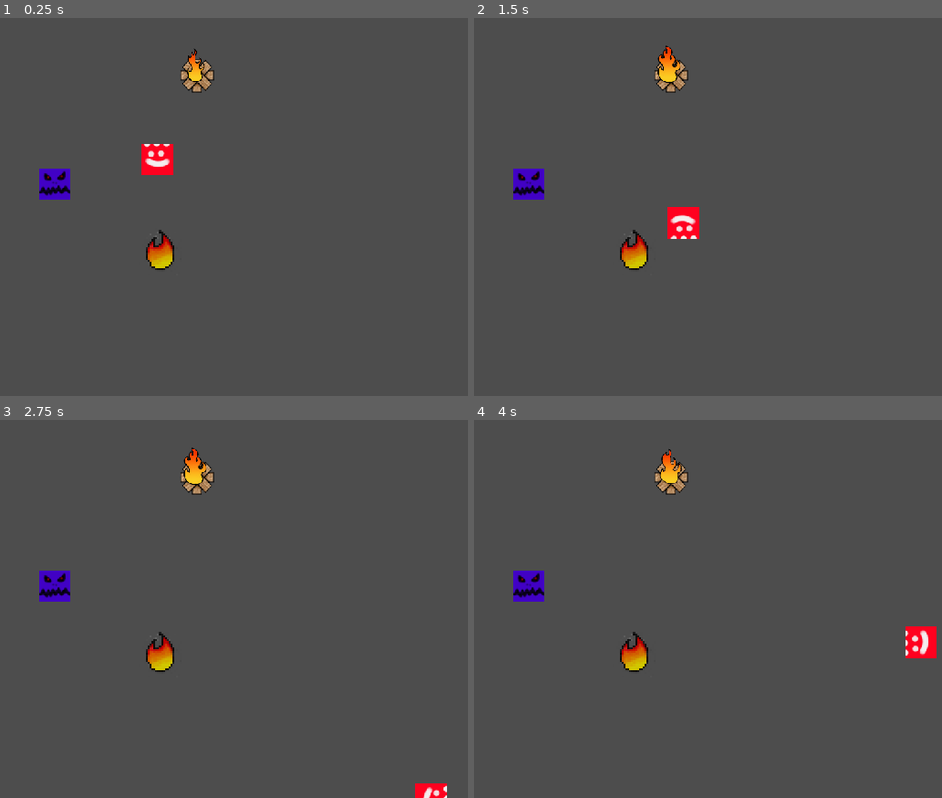
Above: before the commit, frames 1-4 (two rows, left to right).
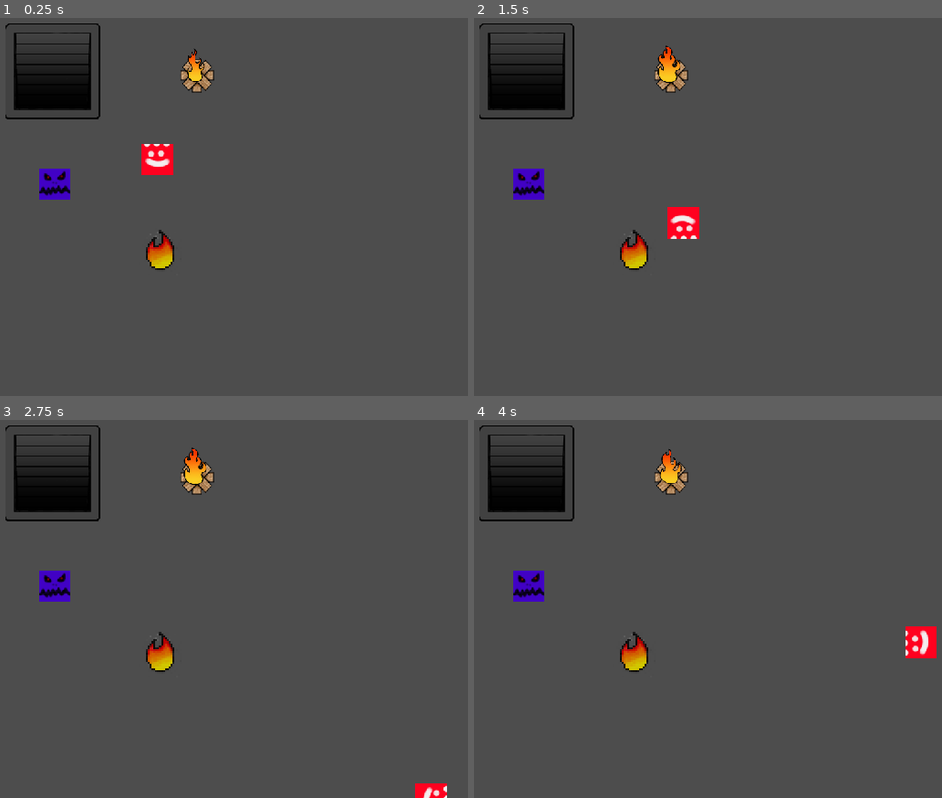
Above: after the commit, the same moments.

Repository: Damian-Wilding/DUNGEON_TIME
Game: Godot game, scene res://Test_Scene.tscn
Two runs of this game, one before a commit and one after it. Both use one fixed random seed, a clock stepped at 60 frames per second and the inputs below. The project has no main scene, so this scene is started directly.
Inputs:
- Up to frame 1 (0.25 s): no input
- Up to frame 2 (1.5 s): hold Right (move_right) 0.53-1.28 s; hold Space (attack) 0.53-1.28 s; tap Enter at 1.25 s; hold Down (move_down) from 1.28 s (still down); tap Space (attack) at 1.35 s
- Up to frame 3 (2.75 s): release Down (move_down) at 2.03 s; hold Right (move_right) from 2.03 s (still down); hold Space (attack) from 2.03 s (still down)
- Up to frame 4 (4 s): release Right (move_right) at 2.78 s; release Space (attack) at 2.78 s; hold Up (move_up) 2.78-3.53 s; tap Space (attack) at 2.85 s; hold Left (move_left) from 3.53 s (still down); hold Space (attack) from 3.53 s (still down)

The runs differ from the first frame. In frame 1, 3.0% of the frame differs, in the area x 1-22%, y 1-27%; in frame 2, 3.0%; in frame 3, 3.0%; in frame 4, 3.0%.

Commit message:
started main2

Diff:
--- a/Test_Scene.tscn
+++ b/Test_Scene.tscn
@@ -1,10 +1,11 @@
-[gd_scene load_steps=7 format=3 uid="uid://4lhdkvlesk5d"]
+[gd_scene load_steps=8 format=3 uid="uid://4lhdkvlesk5d"]
 
 [ext_resource type="PackedScene" uid="uid://c0qx7fkeyqckq" path="res://Player.tscn" id="1_m7klh"]
 [ext_resource type="Script" path="res://Test_Scene.gd" id="1_p8lkt"]
 [ext_resource type="PackedScene" uid="uid://dqnqijaskwcm1" path="res://enemy.tscn" id="2_qe32p"]
 [ext_resource type="PackedScene" uid="uid://dql7dlfkt24a2" path="res://fire_powerup.tscn" id="4_xq1vc"]
 [ext_resource type="PackedScene" uid="uid://blol4lgjo3fsx" path="res://campfire.tscn" id="5_cw3lc"]
+[ext_resource type="PackedScene" uid="uid://dkvklsucn0adp" path="res://stairs_1.tscn" id="6_r5wix"]
 
 [sub_resource type="CapsuleShape2D" id="CapsuleShape2D_vcmww"]
 radius = 179.0
@@ -12,6 +13,9 @@
 
 [node name="Node2D" type="Node2D"]
 script = ExtResource("1_p8lkt")
+
+[node name="Stairs1" parent="." instance=ExtResource("6_r5wix")]
+position = Vector2(-105, -109)
 
 [node name="Enemy" parent="." instance=ExtResource("2_qe32p")]
 position = Vector2(344, 314)
--- /dev/null
+++ b/main_2.tscn
@@ -0,0 +1,371 @@
+[gd_scene load_steps=8 format=3 uid="uid://chvg3ox1fgc5p"]
+
+[ext_resource type="Texture2D" uid="uid://eekmx01ok755" path="res://assets/sprites/test_sprites/rooms/test_full_floor.png" id="1_jqslk"]
+
+[sub_resource type="RectangleShape2D" id="RectangleShape2D_r60sc"]
+size = Vector2(5745, 61)
+
+[sub_resource type="RectangleShape2D" id="RectangleShape2D_pmylc"]
+size = Vector2(95, 3107.5)
+
+[sub_resource type="RectangleShape2D" id="RectangleShape2D_ukfpn"]
+size = Vector2(242, 212.5)
+
+[sub_resource type="RectangleShape2D" id="RectangleShape2D_ug4sq"]
+size = Vector2(242, 177.25)
+
+[sub_resource type="RectangleShape2D" id="RectangleShape2D_r6fbn"]
+size = Vector2(947, 108)
+
+[sub_resource type="RectangleShape2D" id="RectangleShape2D_0m60a"]
+size = Vector2(332.5, 108)
+
+[node name="Main2" type="Node"]
+
+[node name="FirstFloor" type="Area2D" parent="."]
+
+[node name="Sprite2D" type="Sprite2D" parent="FirstFloor"]
+position = Vector2(576, 324)
+texture = ExtResource("1_jqslk")
+
+[node name="Walls" type="StaticBody2D" parent="FirstFloor"]
+
+[node name="CollisionShape2D" type="CollisionShape2D" parent="FirstFloor/Walls"]
+position = Vector2(580, -1293)
+shape = SubResource("RectangleShape2D_r60sc")
+debug_color = Color(0.956863, 0, 0.0705882, 0.419608)
+
+[node name="CollisionShape2D2" type="CollisionShape2D" parent="FirstFloor/Walls"]
+position = Vector2(579, 1903.5)
+shape = SubResource("RectangleShape2D_r60sc")
+debug_color = Color(0.956863, 0, 0.0705882, 0.419608)
+
+[node name="CollisionShape2D3" type="CollisionShape2D" parent="FirstFloor/Walls"]
+position = Vector2(-2235.5, 310.25)
+shape = SubResource("RectangleShape2D_pmylc")
+debug_color = Color(0.952941, 0, 0, 0.419608)
+
+[node name="CollisionShape2D4" type="CollisionShape2D" parent="FirstFloor/Walls"]
+position = Vector2(3377, 310.25)
+shape = SubResource("RectangleShape2D_pmylc")
+debug_color = Color(0.952941, 0, 0, 0.419608)
+
+[node name="CollisionShape2D5" type="CollisionShape2D" parent="FirstFloor/Walls"]
+position = Vector2(-1157, -1139.25)
+shape = SubResource("RectangleShape2D_ukfpn")
+debug_color = Color(0.960784, 0, 0.0313726, 0.419608)
+
+[node name="CollisionShape2D25" type="CollisionShape2D" parent="FirstFloor/Walls"]
+position = Vector2(-1157, -822.625)
+shape = SubResource("RectangleShape2D_ug4sq")
+debug_color = Color(0.960784, 0, 0.0313726, 0.419608)
+
+[node name="CollisionShape2D26" type="CollisionShape2D" parent="FirstFloor/Walls"]
+position = Vector2(-5, -822.625)
+shape = SubResource("RectangleShape2D_ug4sq")
+debug_color = Color(0.960784, 0, 0.0313726, 0.419608)
+
+[node name="CollisionShape2D27" type="CollisionShape2D" parent="FirstFloor/Walls"]
+position = Vector2(1147, -822.625)
+shape = SubResource("RectangleShape2D_ug4sq")
+debug_color = Color(0.960784, 0, 0.0313726, 0.419608)
+
+[node name="CollisionShape2D28" type="CollisionShape2D" parent="FirstFloor/Walls"]
+position = Vector2(2299, -822.625)
+shape = SubResource("RectangleShape2D_ug4sq")
+debug_color = Color(0.960784, 0, 0.0313726, 0.419608)
+
+[node name="CollisionShape2D29" type="CollisionShape2D" parent="FirstFloor/Walls"]
+position = Vector2(-1157, -174.625)
+shape = SubResource("RectangleShape2D_ug4sq")
+debug_color = Color(0.960784, 0, 0.0313726, 0.419608)
+
+[node name="CollisionShape2D30" type="CollisionShape2D" parent="FirstFloor/Walls"]
+position = Vector2(-5, -174.625)
+shape = SubResource("RectangleShape2D_ug4sq")
+debug_color = Color(0.960784, 0, 0.0313726, 0.419608)
+
+[node name="CollisionShape2D31" type="CollisionShape2D" parent="FirstFloor/Walls"]
+position = Vector2(1147, -174.625)
+shape = SubResource("RectangleShape2D_ug4sq")
+debug_color = Color(0.960784, 0, 0.0313726, 0.419608)
+
+[node name="CollisionShape2D32" type="CollisionShape2D" parent="FirstFloor/Walls"]
+position = Vector2(2299, -174.625)
+shape = SubResource("RectangleShape2D_ug4sq")
+debug_color = Color(0.960784, 0, 0.0313726, 0.419608)
+
+[node name="CollisionShape2D33" type="CollisionShape2D" parent="FirstFloor/Walls"]
+position = Vector2(-1157, 473.375)
+shape = SubResource("RectangleShape2D_ug4sq")
+debug_color = Color(0.960784, 0, 0.0313726, 0.419608)
+
+[node name="CollisionShape2D34" type="CollisionShape2D" parent="FirstFloor/Walls"]
+position = Vector2(-5, 473.375)
+shape = SubResource("RectangleShape2D_ug4sq")
+debug_color = Color(0.960784, 0, 0.0313726, 0.419608)
+
+[node name="CollisionShape2D35" type="CollisionShape2D" parent="FirstFloor/Walls"]
+position = Vector2(1147, 473.375)
+shape = SubResource("RectangleShape2D_ug4sq")
+debug_color = Color(0.960784, 0, 0.0313726, 0.419608)
+
+[node name="CollisionShape2D36" type="CollisionShape2D" parent="FirstFloor/Walls"]
+position = Vector2(2299, 473.375)
+shape = SubResource("RectangleShape2D_ug4sq")
+debug_color = Color(0.960784, 0, 0.0313726, 0.419608)
+
+[node name="CollisionShape2D37" type="CollisionShape2D" parent="FirstFloor/Walls"]
+position = Vector2(-1157, 1121.38)
+shape = SubResource("RectangleShape2D_ug4sq")
+debug_color = Color(0.960784, 0, 0.0313726, 0.419608)
+
+[node name="CollisionShape2D38" type="CollisionShape2D" parent="FirstFloor/Walls"]
+position = Vector2(-5, 1121.38)
+shape = SubResource("RectangleShape2D_ug4sq")
+debug_color = Color(0.960784, 0, 0.0313726, 0.419608)
+
+[node name="CollisionShape2D39" type="CollisionShape2D" parent="FirstFloor/Walls"]
+position = Vector2(1147, 1121.38)
+shape = SubResource("RectangleShape2D_ug4sq")
+debug_color = Color(0.960784, 0, 0.0313726, 0.419608)
+
+[node name="CollisionShape2D40" type="CollisionShape2D" parent="FirstFloor/Walls"]
+position = Vector2(2299, 1121.38)
+shape = SubResource("RectangleShape2D_ug4sq")
+debug_color = Color(0.960784, 0, 0.0313726, 0.419608)
+
+[node name="CollisionShape2D41" type="CollisionShape2D" parent="FirstFloor/Walls"]
+position = Vector2(-1157, 1769.38)
+shape = SubResource("RectangleShape2D_ug4sq")
+debug_color = Color(0.960784, 0, 0.0313726, 0.419608)
+
+[node name="CollisionShape2D42" type="CollisionShape2D" parent="FirstFloor/Walls"]
+position = Vector2(-5, 1769.38)
+shape = SubResource("RectangleShape2D_ug4sq")
+debug_color = Color(0.960784, 0, 0.0313726, 0.419608)
+
+[node name="CollisionShape2D43" type="CollisionShape2D" parent="FirstFloor/Walls"]
+position = Vector2(1147, 1769.38)
+shape = SubResource("RectangleShape2D_ug4sq")
+debug_color = Color(0.960784, 0, 0.0313726, 0.419608)
+
+[node name="CollisionShape2D44" type="CollisionShape2D" parent="FirstFloor/Walls"]
+position = Vector2(2299, 1769.38)
+shape = SubResource("RectangleShape2D_ug4sq")
+debug_color = Color(0.960784, 0, 0.0313726, 0.419608)
+
+[node name="CollisionShape2D9" type="CollisionShape2D" parent="FirstFloor/Walls"]
+position = Vector2(-1157, -491.25)
+shape = SubResource("RectangleShape2D_ukfpn")
+debug_color = Color(0.960784, 0, 0.0313726, 0.419608)
+
+[node name="CollisionShape2D13" type="CollisionShape2D" parent="FirstFloor/Walls"]
+position = Vector2(-5, -491.25)
+shape = SubResource("RectangleShape2D_ukfpn")
+debug_color = Color(0.960784, 0, 0.0313726, 0.419608)
+
+[node name="CollisionShape2D14" type="CollisionShape2D" parent="FirstFloor/Walls"]
+position = Vector2(1147, -491.25)
+shape = SubResource("RectangleShape2D_ukfpn")
+debug_color = Color(0.960784, 0, 0.0313726, 0.419608)
+
+[node name="CollisionShape2D15" type="CollisionShape2D" parent="FirstFloor/Walls"]
+position = Vector2(2299, -491.25)
+shape = SubResource("RectangleShape2D_ukfpn")
+debug_color = Color(0.960784, 0, 0.0313726, 0.419608)
+
+[node name="CollisionShape2D16" type="CollisionShape2D" parent="FirstFloor/Walls"]
+position = Vector2(-5, 156.75)
+shape = SubResource("RectangleShape2D_ukfpn")
+debug_color = Color(0.960784, 0, 0.0313726, 0.419608)
+
+[node name="CollisionShape2D17" type="CollisionShape2D" parent="FirstFloor/Walls"]
+position = Vector2(1147, 156.75)
+shape = SubResource("RectangleShape2D_ukfpn")
+debug_color = Color(0.960784, 0, 0.0313726, 0.419608)
+
+[node name="CollisionShape2D18" type="CollisionShape2D" parent="FirstFloor/Walls"]
+position = Vector2(2299, 156.75)
+shape = SubResource("RectangleShape2D_ukfpn")
+debug_color = Color(0.960784, 0, 0.0313726, 0.419608)
+
+[node name="CollisionShape2D19" type="CollisionShape2D" parent="FirstFloor/Walls"]
+position = Vector2(-5, 804.75)
+shape = SubResource("RectangleShape2D_ukfpn")
+debug_color = Color(0.960784, 0, 0.0313726, 0.419608)
+
+[node name="CollisionShape2D20" type="CollisionShape2D" parent="FirstFloor/Walls"]
+position = Vector2(1147, 804.75)
+shape = SubResource("RectangleShape2D_ukfpn")
+debug_color = Color(0.960784, 0, 0.0313726, 0.419608)
+
+[node name="CollisionShape2D21" type="CollisionShape2D" parent="FirstFloor/Walls"]
+position = Vector2(2299, 804.75)
+shape = SubResource("RectangleShape2D_ukfpn")
+debug_color = Color(0.960784, 0, 0.0313726, 0.419608)
+
+[node name="CollisionShape2D22" type="CollisionShape2D" parent="FirstFloor/Walls"]
+position = Vector2(-5, 1452.75)
+shape = SubResource("RectangleShape2D_ukfpn")
+debug_color = Color(0.960784, 0, 0.0313726, 0.419608)
+
+[node name="CollisionShape2D23" type="CollisionShape2D" parent="FirstFloor/Walls"]
+position = Vector2(1147, 1452.75)
+shape = SubResource("RectangleShape2D_ukfpn")
+debug_color = Color(0.960784, 0, 0.0313726, 0.419608)
+
+[node name="CollisionShape2D24" type="CollisionShape2D" parent="FirstFloor/Walls"]
+position = Vector2(2299, 1452.75)
+shape = SubResource("RectangleShape2D_ukfpn")
+debug_color = Color(0.960784, 0, 0.0313726, 0.419608)
+
+[node name="CollisionShape2D10" type="CollisionShape2D" parent="FirstFloor/Walls"]
+position = Vector2(-1157, 156.75)
+shape = SubResource("RectangleShape2D_ukfpn")
+debug_color = Color(0.960784, 0, 0.0313726, 0.419608)
+
+[node name="CollisionShape2D11" type="CollisionShape2D" parent="FirstFloor/Walls"]
+position = Vector2(-1157, 804.75)
+shape = SubResource("RectangleShape2D_ukfpn")
+debug_color = Color(0.960784, 0, 0.0313726, 0.419608)
+
+[node name="CollisionShape2D12" type="CollisionShape2D" parent="FirstFloor/Walls"]
+position = Vector2(-1157, 1452.75)
+shape = SubResource("RectangleShape2D_ukfpn")
+debug_color = Color(0.960784, 0, 0.0313726, 0.419608)
+
+[node name="CollisionShape2D6" type="CollisionShape2D" parent="FirstFloor/Walls"]
+position = Vector2(-5, -1139.25)
+shape = SubResource("RectangleShape2D_ukfpn")
+debug_color = Color(0.960784, 0, 0.0313726, 0.419608)
+
+[node name="CollisionShape2D7" type="CollisionShape2D" parent="FirstFloor/Walls"]
+position = Vector2(1147, -1139.25)
+shape = SubResource("RectangleShape2D_ukfpn")
+debug_color = Color(0.960784, 0, 0.0313726, 0.419608)
+
+[node name="CollisionShape2D8" type="CollisionShape2D" parent="FirstFloor/Walls"]
+position = Vector2(2299, -1139.25)
+shape = SubResource("RectangleShape2D_ukfpn")
+debug_color = Color(0.960784, 0, 0.0313726, 0.419608)
+
+[node name="CollisionShape2D45" type="CollisionShape2D" parent="FirstFloor/Walls"]
+position = Vector2(-1170.5, -667)
+shape = SubResource("RectangleShape2D_r6fbn")
+debug_color = Color(0.960784, 0, 0, 0.419608)
+
+[node name="CollisionShape2D61" type="CollisionShape2D" parent="FirstFloor/Walls"]
+position = Vector2(-2015.75, -667)
+shape = SubResource("RectangleShape2D_0m60a")
+debug_color = Color(0.960784, 0, 0, 0.419608)
+
+[node name="CollisionShape2D62" type="CollisionShape2D" parent="FirstFloor/Walls"]
+position = Vector2(-2015.75, -19)
+shape = SubResource("RectangleShape2D_0m60a")
+debug_color = Color(0.960784, 0, 0, 0.419608)
+
+[node name="CollisionShape2D63" type="CollisionShape2D" parent="FirstFloor/Walls"]
+position = Vector2(-2015.75, 629)
+shape = SubResource("RectangleShape2D_0m60a")
+debug_color = Color(0.960784, 0, 0, 0.419608)
+
+[node name="CollisionShape2D64" type="CollisionShape2D" parent="FirstFloor/Walls"]
+position = Vector2(-2015.75, 1277)
+shape = SubResource("RectangleShape2D_0m60a")
+debug_color = Color(0.960784, 0, 0, 0.419608)
+
+[node name="CollisionShape2D65" type="CollisionShape2D" parent="FirstFloor/Walls"]
+position = Vector2(3131, 1277)
+shape = SubResource("RectangleShape2D_0m60a")
+debug_color = Color(0.960784, 0, 0, 0.419608)
+
+[node name="CollisionShape2D66" type="CollisionShape2D" parent="FirstFloor/Walls"]
+position = Vector2(3131, 629)
+shape = SubResource("RectangleShape2D_0m60a")
+debug_color = Color(0.960784, 0, 0, 0.419608)
+
+[node name="CollisionShape2D67" type="CollisionShape2D" parent="FirstFloor/Walls"]
+position = Vector2(3131, -19)
+shape = SubResource("RectangleShape2D_0m60a")
+debug_color = Color(0.960784, 0, 0, 0.419608)
+
+[node name="CollisionShape2D68" type="CollisionShape2D" parent="FirstFloor/Walls"]
+position = Vector2(3131, -667)
+shape = SubResource("RectangleShape2D_0m60a")
+debug_color = Color(0.960784, 0, 0, 0.419608)
+
+[node name="CollisionShape2D46" type="CollisionShape2D" parent="FirstFloor/Walls"]
+position = Vector2(-18.5, -667)
+shape = SubResource("RectangleShape2D_r6fbn")
+debug_color = Color(0.960784, 0, 0, 0.419608)
+
+[node name="CollisionShape2D47" type="CollisionShape2D" parent="FirstFloor/Walls"]
+position = Vector2(1133.5, -667)
+shape = SubResource("RectangleShape2D_r6fbn")
+debug_color = Color(0.960784, 0, 0, 0.419608)
+
+[node name="CollisionShape2D48" type="CollisionShape2D" parent="FirstFloor/Walls"]
+position = Vector2(2285.5, -667)
+shape = SubResource("RectangleShape2D_r6fbn")
+debug_color = Color(0.960784, 0, 0, 0.419608)
+
+[node name="CollisionShape2D49" type="CollisionShape2D" parent="FirstFloor/Walls"]
+position = Vector2(-1170.5, -19)
+shape = SubResource("RectangleShape2D_r6fbn")
+debug_color = Color(0.960784, 0, 0, 0.419608)
+
+[node name="CollisionShape2D50" type="CollisionShape2D" parent="FirstFloor/Walls"]
+position = Vector2(-18.5, -19)
+shape = SubResource("RectangleShape2D_r6fbn")
+debug_color = Color(0.960784, 0, 0, 0.419608)
+
+[node name="CollisionShape2D51" type="CollisionShape2D" parent="FirstFloor/Walls"]
+position = Vector2(1133.5, -19)
+shape = SubResource("RectangleShape2D_r6fbn")
+debug_color = Color(0.960784, 0, 0, 0.419608)
+
+[node name="CollisionShape2D52" type="CollisionShape2D" parent="FirstFloor/Walls"]
+position = Vector2(2285.5, -19)
+shape = SubResource("RectangleShape2D_r6fbn")
+debug_color = Color(0.960784, 0, 0, 0.419608)
+
+[node name="CollisionShape2D53" type="CollisionShape2D" parent="FirstFloor/Walls"]
+position = Vector2(-1170.5, 629)
+shape = SubResource("RectangleShape2D_r6fbn")
+debug_color = Color(0.960784, 0, 0, 0.419608)
+
+[node name="CollisionShape2D54" type="CollisionShape2D" parent="FirstFloor/Walls"]
+position = Vector2(-18.5, 629)
+shape = SubResource("RectangleShape2D_r6fbn")
+debug_color = Color(0.960784, 0, 0, 0.419608)
+
+[node name="CollisionShape2D55" type="CollisionShape2D" parent="FirstFloor/Walls"]
+position = Vector2(1133.5, 629)
+shape = SubResource("RectangleShape2D_r6fbn")
+debug_color = Color(0.960784, 0, 0, 0.419608)
+
+[node name="CollisionShape2D56" type="CollisionShape2D" parent="FirstFloor/Walls"]
+position = Vector2(2285.5, 629)
+shape = SubResource("RectangleShape2D_r6fbn")
+debug_color = Color(0.960784, 0, 0, 0.419608)
+
+[node name="CollisionShape2D57" type="CollisionShape2D" parent="FirstFloor/Walls"]
+position = Vector2(-1170.5, 1277)
+shape = SubResource("RectangleShape2D_r6fbn")
+debug_color = Color(0.960784, 0, 0, 0.419608)
+
+[node name="CollisionShape2D58" type="CollisionShape2D" parent="FirstFloor/Walls"]
+position = Vector2(-18.5, 1277)
+shape = SubResource("RectangleShape2D_r6fbn")
+debug_color = Color(0.960784, 0, 0, 0.419608)
+
+[node name="CollisionShape2D59" type="CollisionShape2D" parent="FirstFloor/Walls"]
+position = Vector2(1133.5, 1277)
+shape = SubResource("RectangleShape2D_r6fbn")
+debug_color = Color(0.960784, 0, 0, 0.419608)
+
+[node name="CollisionShape2D60" type="CollisionShape2D" parent="FirstFloor/Walls"]
+position = Vector2(2285.5, 1277)
+shape = SubResource("RectangleShape2D_r6fbn")
+debug_color = Color(0.960784, 0, 0, 0.419608)
--- a/room_7.tscn
+++ b/room_7.tscn
@@ -1,8 +1,9 @@
-[gd_scene load_steps=8 format=3 uid="uid://bth5tqpokuxe2"]
+[gd_scene load_steps=9 format=3 uid="uid://bth5tqpokuxe2"]
 
 [ext_resource type="Script" path="res://room_7.gd" id="1_meypi"]
 [ext_resource type="Texture2D" uid="uid://doro7b3crnnhe" path="res://assets/sprites/test_sprites/test_room7.png" id="1_qesex"]
 [ext_resource type="FontFile" uid="uid://2wx5ii18ovn6" path="res://assets/fonts/PixelAzureBonds-327Z.ttf" id="2_r8jpg"]
+[ext_resource type="PackedScene" uid="uid://dkvklsucn0adp" path="res://stairs_1.tscn" id="4_sc4bp"]
 
 [sub_resource type="RectangleShape2D" id="RectangleShape2D_7343k"]
 size = Vector2(642.5, 55)
@@ -65,8 +66,8 @@
 theme_override_colors/font_outline_color = Color(0, 0, 0, 1)
 theme_override_constants/outline_size = 8
 theme_override_fonts/font = ExtResource("2_r8jpg")
-theme_override_font_sizes/font_size = 24
-text = "Step on the platform to move on to the next floor"
+theme_override_font_sizes/font_size = 28
+text = "Use the stairs to go to the next floor"
 horizontal_alignment = 1
 vertical_alignment = 1
 
@@ -77,4 +78,7 @@
 shape = SubResource("RectangleShape2D_qvow6")
 debug_color = Color(0.117647, 0.623529, 0, 0.419608)
 
+[node name="Stairs1" parent="." instance=ExtResource("4_sc4bp")]
+position = Vector2(112, 78)
+
 [connection signal="body_entered" from="Door12" to="." method="_on_door_12_body_entered"]
--- /dev/null
+++ b/stairs_1.gd
@@ -0,0 +1,25 @@
+extends Area2D
+
+
+# Called when the node enters the scene tree for the first time.
+func _ready():
+	pass # Replace with function body.
+
+
+# Called every frame. 'delta' is the elapsed time since the previous frame.
+func _process(delta):
+	pass
+
+
+# This is called when a body hitbox enters the stair's hitbox.
+func _on_body_entered(body):
+	# Check to see if the hitbox belongs to the player.
+	if body.name == "Player":
+		# Delete all the rooms in the main scene
+		get_parent().get_parent().remove_child($Room1)
+		get_parent().get_parent().remove_child($Room2)
+		get_parent().get_parent().remove_child($Room3)
+		get_parent().get_parent().remove_child($Room4)
+		get_parent().get_parent().remove_child($Room5)
+		get_parent().get_parent().remove_child($Room6)
+		get_parent().get_parent().remove_child($Room7)
--- /dev/null
+++ b/stairs_1.tscn
@@ -0,0 +1,20 @@
+[gd_scene load_steps=4 format=3 uid="uid://dkvklsucn0adp"]
+
+[ext_resource type="Texture2D" uid="uid://b7ji0am4g7uwk" path="res://assets/sprites/test_sprites/test_stairs.png" id="1_b6rig"]
+[ext_resource type="Script" path="res://stairs_1.gd" id="1_tjq8s"]
+
+[sub_resource type="RectangleShape2D" id="RectangleShape2D_n5b31"]
+size = Vector2(119, 120)
+
+[node name="Stairs1" type="Area2D"]
+script = ExtResource("1_tjq8s")
+
+[node name="Sprite2D" type="Sprite2D" parent="."]
+position = Vector2(446, 245)
+texture = ExtResource("1_b6rig")
+
+[node name="CollisionShape2D" type="CollisionShape2D" parent="."]
+position = Vector2(446.5, 245)
+shape = SubResource("RectangleShape2D_n5b31")
+
+[connection signal="body_entered" from="." to="." method="_on_body_entered"]
Binary file added: assets/sprites/test_sprites/rooms/test_full_floor.png
Not shown, added: assets/sprites/test_sprites/rooms/test_full_floor.png.import
Binary file added: assets/sprites/test_sprites/rooms/test_room_DL.png
Not shown, added: assets/sprites/test_sprites/rooms/test_room_DL.png.import
Binary file added: assets/sprites/test_sprites/rooms/test_room_RD.png
Not shown, added: assets/sprites/test_sprites/rooms/test_room_RD.png.import
Binary file added: assets/sprites/test_sprites/rooms/test_room_RDL.png
Not shown, added: assets/sprites/test_sprites/rooms/test_room_RDL.png.import
Binary file added: assets/sprites/test_sprites/rooms/test_room_UDL.png
Not shown, added: assets/sprites/test_sprites/rooms/test_room_UDL.png.import
Binary file added: assets/sprites/test_sprites/rooms/test_room_UL.png
Not shown, added: assets/sprites/test_sprites/rooms/test_room_UL.png.import
(and 11 more such lines)
